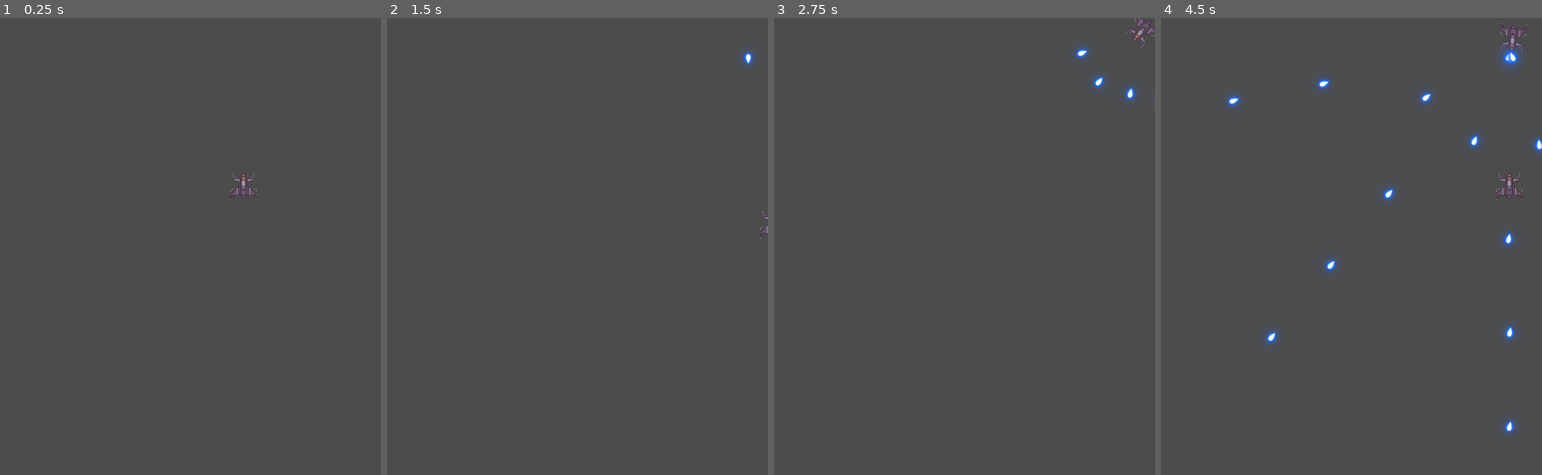
Above: before the commit, frames 1-4 (left to right).
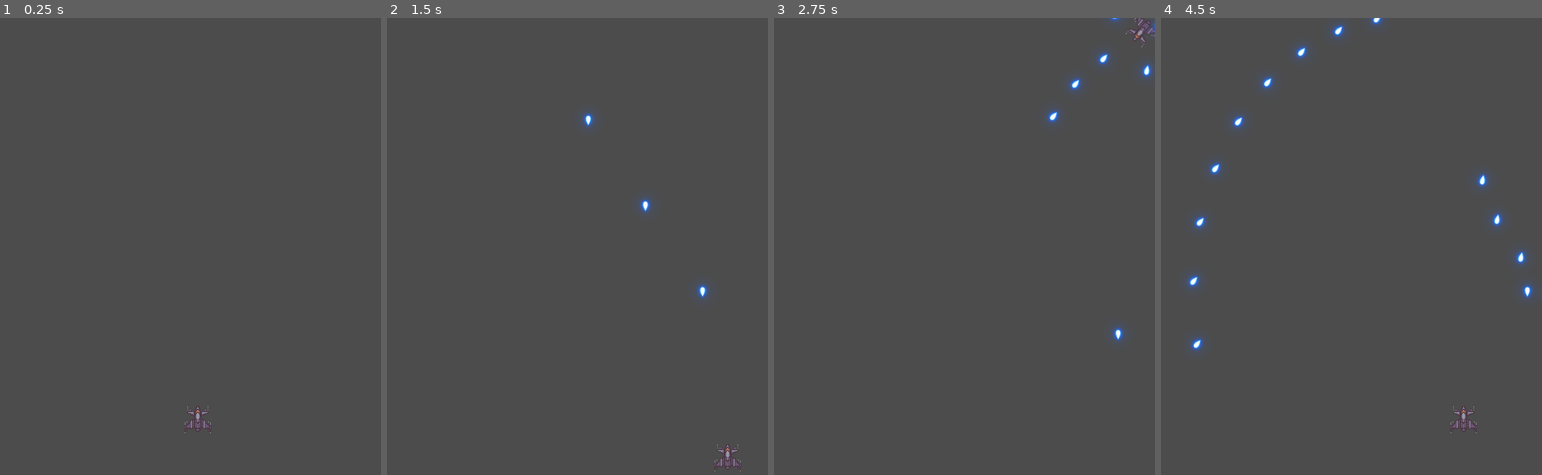
Above: after the commit, the same moments.

Repository: bondrewd0/Pv3-Final
Game: Godot game, scene res://Scenes/TestLevel.tscn
The game is run twice, just before and just after one commit, with the same random seed, the same clock (stepped at 60 frames per second) and the same inputs.
Inputs (mouse positions are in pixels of both pictures, inside the frame that each line leads up to):
- Up to frame 1 (0.25 s): no input
- Up to frame 2 (1.5 s): tap Enter at 0.5 s; move the mouse to (661, 223) at 0.52 s; press the mouse at (661, 223) at 0.53 s; hold D (Right) 0.53-1.28 s; move the mouse to (501, 269) at 1.27 s; release the mouse at (501, 269) at 1.28 s; hold S (Down) from 1.28 s (still down); click (501, 269) at 1.35 s
- Up to frame 3 (2.75 s): move the mouse to (1002, 145) at 2.02 s; release S (Down) at 2.03 s; press the mouse at (1002, 145) at 2.03 s; hold D (Right) from 2.03 s (still down)
- Up to frame 4 (4.5 s): move the mouse to (1332, 337) at 2.77 s; release D (Right) at 2.78 s; release the mouse at (1332, 337) at 2.78 s; hold W (Up) 2.78-3.53 s; click (1332, 337) at 2.85 s; move the mouse to (1465, 315) at 3.52 s; press the mouse at (1465, 315) at 3.53 s; hold A (Left) from 3.53 s (still down); move the mouse to (1237, 177) at 4.27 s; release the mouse at (1237, 177) at 4.28 s; click (1237, 177) at 4.35 s

The runs differ from the first frame. In frame 1, 0.3% of the frame differs, in the area x 48-68%, y 33-91%; in frame 2, 0.6%; in frame 3, 0.8%; in frame 4, 2.9%, in the area x 6-100%, y 0-92%.

Commit message:
splash patterned enemy

Diff:
--- /dev/null
+++ b/Scenes/Enemies/SplashEnemy.tscn
@@ -0,0 +1,31 @@
+[gd_scene load_steps=4 format=2]
+
+[ext_resource path="res://Scripts/SplashEnemy.gd" type="Script" id=1]
+[ext_resource path="res://Silver Fighter.png" type="Texture" id=2]
+
+[sub_resource type="RectangleShape2D" id=2]
+extents = Vector2( 22.2862, 21.1146 )
+
+[node name="EnemyType4" type="RigidBody2D"]
+rotation = 3.83972
+collision_layer = 16
+collision_mask = 8
+mode = 1
+script = ExtResource( 1 )
+
+[node name="Sprite" type="Sprite" parent="."]
+texture = ExtResource( 2 )
+
+[node name="Fire" type="Timer" parent="."]
+wait_time = 1.5
+
+[node name="CollisionShape2D" type="CollisionShape2D" parent="."]
+position = Vector2( -0.827674, 1.3472 )
+shape = SubResource( 2 )
+
+[node name="BulletPoint" type="Position2D" parent="."]
+position = Vector2( 0, -25 )
+
+[node name="Movement" type="Tween" parent="."]
+
+[connection signal="timeout" from="Fire" to="." method="_on_Fire_timeout"]
--- a/Scenes/TestLevel.tscn
+++ b/Scenes/TestLevel.tscn
@@ -7,7 +7,7 @@
 script = ExtResource( 4 )
 
 [node name="Player" parent="." instance=ExtResource( 1 )]
-position = Vector2( 384, 263 )
+position = Vector2( 312, 630 )
 speed = 300.0
 
 [node name="Timers" type="Node" parent="."]
--- a/Scripts/LevelManager.gd
+++ b/Scripts/LevelManager.gd
@@ -8,6 +8,7 @@
 var enemyV1=preload("res://Scenes/Enemies/NormalEnemy.tscn")
 var enemyV2=preload("res://Scenes/Enemies/SniperEnemy.tscn")
 var enemyV3=preload("res://Scenes/Enemies/EnemyMultiShoot.tscn")
+var enemyV4=preload("res://Scenes/Enemies/SplashEnemy.tscn")
 var positions=[
 Vector2(580,20),
 Vector2(20,20),
@@ -51,9 +52,9 @@
 
 func _spawn_Enemies():
 
-	var enemyIns=enemyV3.instance()
+	var enemyIns=enemyV4.instance()
 	enemyIns.position=Vector2(50,50)
-	enemyIns.fireRate=0.5
+	enemyIns.fireRate=0.2
 	enemyIns.position=positions[posSelector]
 	match(posSelector):
 		0:
--- /dev/null
+++ b/Scripts/SplashEnemy.gd
@@ -0,0 +1,54 @@
+extends Enemy
+
+
+var bulletDir=[
+	Position2D.new(),
+	Position2D.new(),
+	Position2D.new(),
+	Position2D.new()
+]
+var rotatorRef= Node2D.new()
+
+func _create_bullet_Targets():
+	add_child(rotatorRef)
+	bulletDir[0].position=Vector2(0,-50)
+	rotatorRef.add_child(bulletDir[0])
+	bulletDir[1].position=Vector2(50,0)
+	rotatorRef.add_child(bulletDir[1])
+	bulletDir[2].position=Vector2(-50,0)
+	rotatorRef.add_child(bulletDir[2])
+	bulletDir[3].position=Vector2(0,50)
+	rotatorRef.add_child(bulletDir[3])
+
+func _action():
+	rotatorRef.rotate(0.01)
+
+func _fire_Bullet():
+	var bulletIns1=bulletScene.instance()
+	bulletIns1.position=bulletSpwan.global_position
+	bulletIns1.rotation=self.rotation
+	bulletIns1.dir=Vector2(bulletDir[0].global_position.x-self.global_position.x,bulletDir[0].global_position.y-self.global_position.y).normalized()
+	bulletIns1.type='EnemyBullet'
+	bulletIns1.speed=300
+	get_parent().add_child(bulletIns1)
+	var bulletIns2=bulletScene.instance()
+	bulletIns2.position=bulletSpwan.global_position
+	bulletIns2.rotation=self.rotation+0.5
+	bulletIns2.dir=Vector2(bulletDir[1].global_position.x-self.global_position.x,bulletDir[1].global_position.y-self.global_position.y).normalized()
+	bulletIns2.type='EnemyBullet'
+	bulletIns2.speed=300
+	get_parent().add_child(bulletIns2)
+	var bulletIns3=bulletScene.instance()
+	bulletIns3.position=bulletSpwan.global_position
+	bulletIns3.rotation=self.rotation-0.5
+	bulletIns3.dir=Vector2(bulletDir[2].global_position.x-self.global_position.x,bulletDir[2].global_position.y-self.global_position.y).normalized()
+	bulletIns3.type='EnemyBullet'
+	bulletIns3.speed=300
+	get_parent().add_child(bulletIns3)
+	var bulletIns4=bulletScene.instance()
+	bulletIns4.position=bulletSpwan.global_position
+	bulletIns4.rotation=rotatorRef.rotation-1
+	bulletIns4.dir=Vector2(bulletDir[3].global_position.x-self.global_position.x,bulletDir[3].global_position.y-self.global_position.y).normalized()
+	bulletIns4.type='EnemyBullet'
+	bulletIns4.speed=300
+	get_parent().add_child(bulletIns4)
